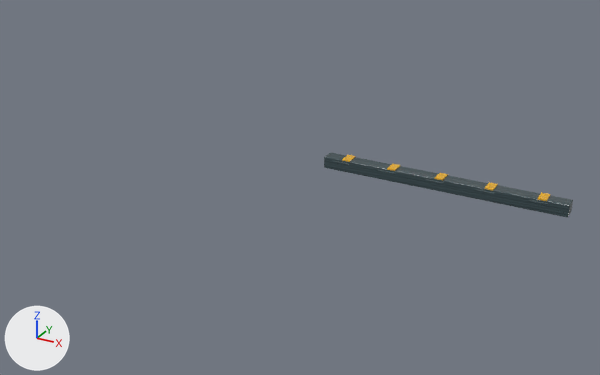
Renders of the FBX model stw-o3de/Project/Assets/IndustrialYard/STW_INDUSTRIAL_YARD_01/Environment/STW_INDUSTRIAL_YARD_01_struct.fbx from each side of a commit.
Both versions are drawn from a 50 mm camera at (9.63, -26.95, 17.39) aimed at (-6.01, 1.48, 3.18). Every picture has the same lights, and +X, +Y and +Z are marked at lower left. The older version comes first. Where no turn or scale is listed for an object, it has been applied to the vertices.

Script lines for the objects in view, before the commit:
```python
me_cube_157 = bpy.data.meshes.new('Cube.157')
me_cube_157.from_pydata(...)  # 96 vertices, 98 faces; spans x -5.0..5.0, y -0.3..0.3, z -0.25..0.25
me_cube_157.materials.append(mat_m_iy_steelpainted)
ob_roof_service_truss = bpy.data.objects.new('roof_service_truss', me_cube_157)
ob_roof_service_truss.location = (0.0, 2.0, 4.45)
```
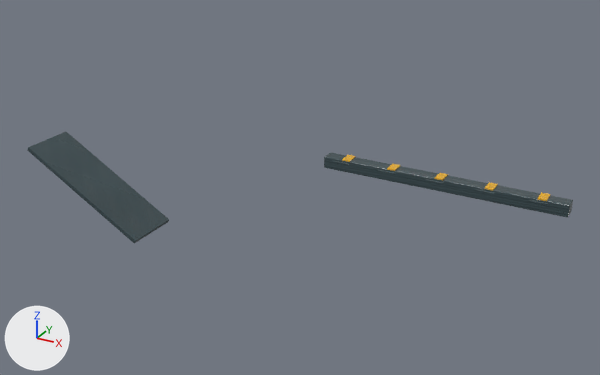
Pixel boxes [x1, y1, x2, y2] of what changed, in the pictures (600 x 375 px):
'annex_ramp', added (cyan): after [27, 132, 169, 243]

The edits, one by one:
Mesh me_cube_167 is new.
It has 56 vertices, 54 faces and spans x -3.05..3.05, y -1.25..1.25, z -1.78..1.78.
It uses material mat_m_iy_steelpainted.
Object 'annex_ramp' (ob_annex_ramp) is new; it shows me_cube_167.
Its location is (-16.0, 0.0, 1.75).
